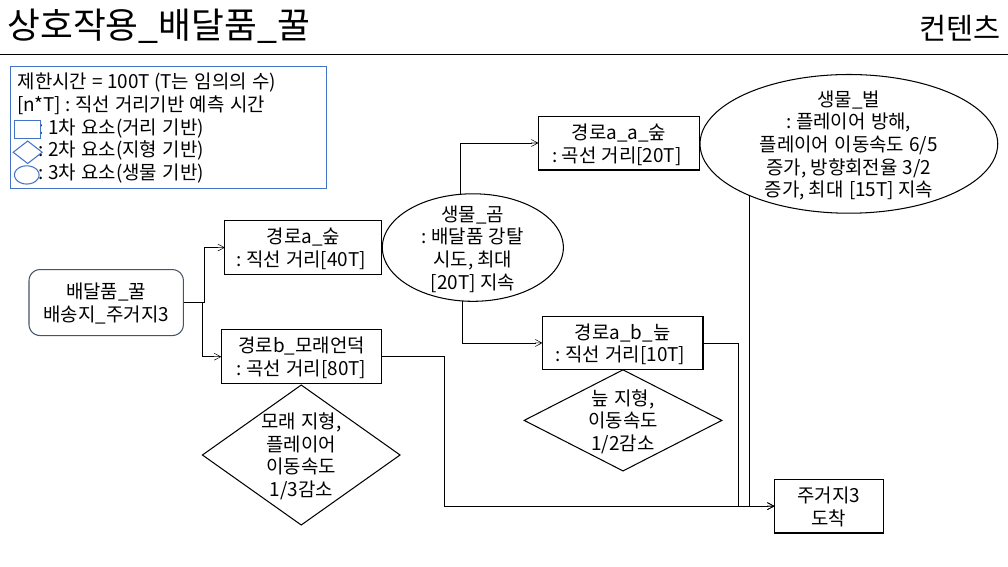
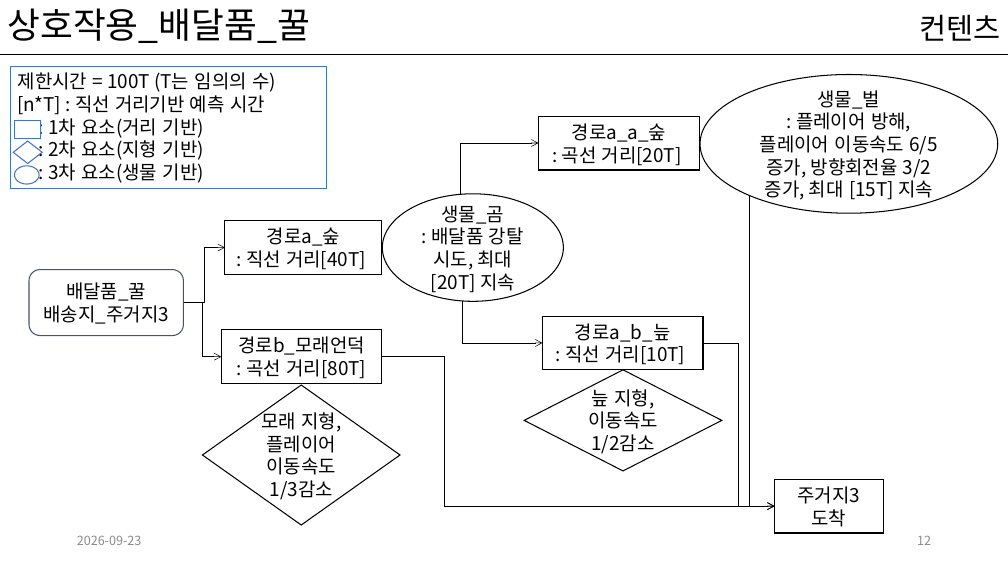
Before and after one commit to kwakyerin/2026_Graduation_Project, a slide deck: slide 12 of documents/HyunahKwon/design/designing/for_pro_pt/배트와 달트_평가pt.pptx. Drawn at 1008x567 pixels with LibreOffice and Linux fonts; fonts in the diff are those of the drawing. Boxes give left, top, right and bottom in pixels: in the first picture for what was removed or moved away, otherwise in the second. Text is boxed around its words. In the diff, an @@ line names an element or a change of style, - is before the commit and + after.

```diff
--- a/documents/HyunahKwon/design/designing/for_pro_pt/배트와 달트_평가pt.pptx
+++ b/documents/HyunahKwon/design/designing/for_pro_pt/배트와 달트_평가pt.pptx
@@ text added at (77, 536, 142, 545), 12 pt, text #8C8C8C @@
+2026-09-23
@@ page number added at (917, 536, 931, 545), 12 pt, text #8C8C8C @@
+12
```
Also in this commit, not shown: 15 other slides changed, 1 slide added, 8 slides removed, 1 other file.
